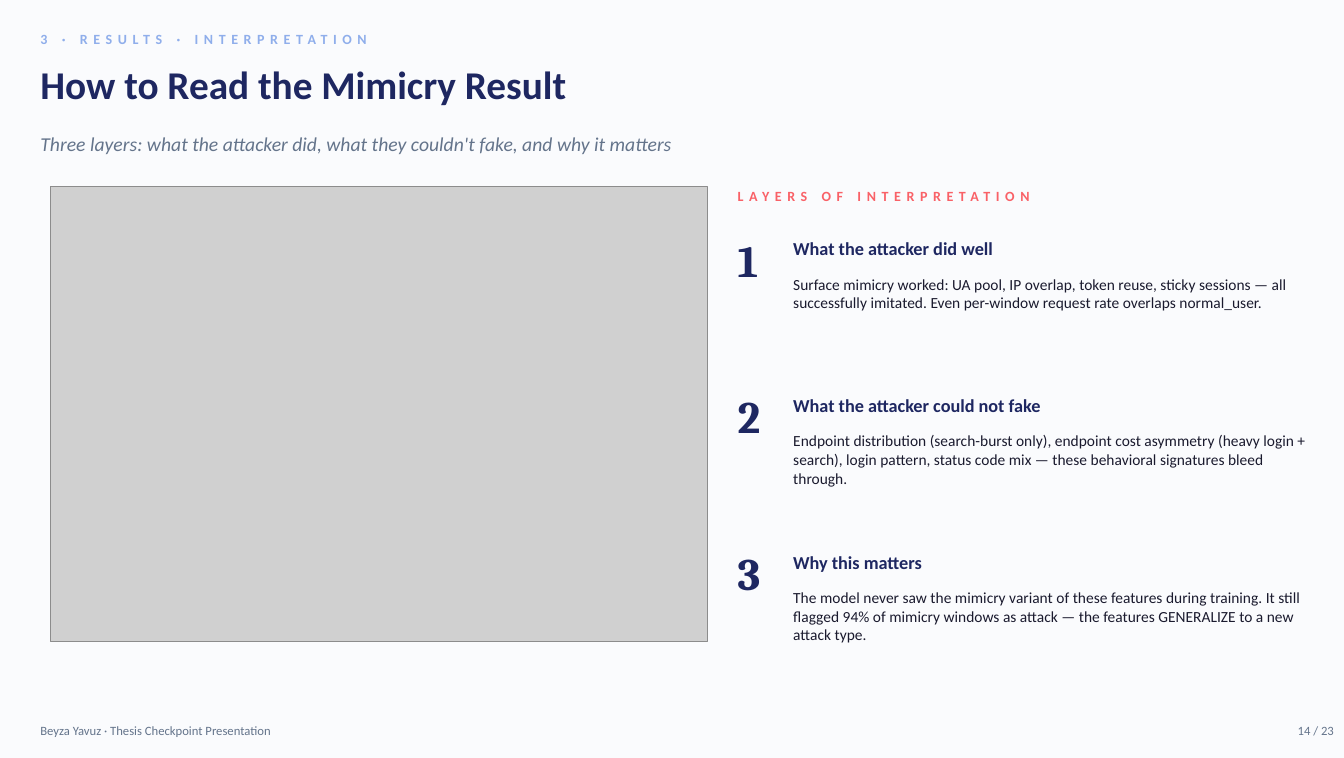
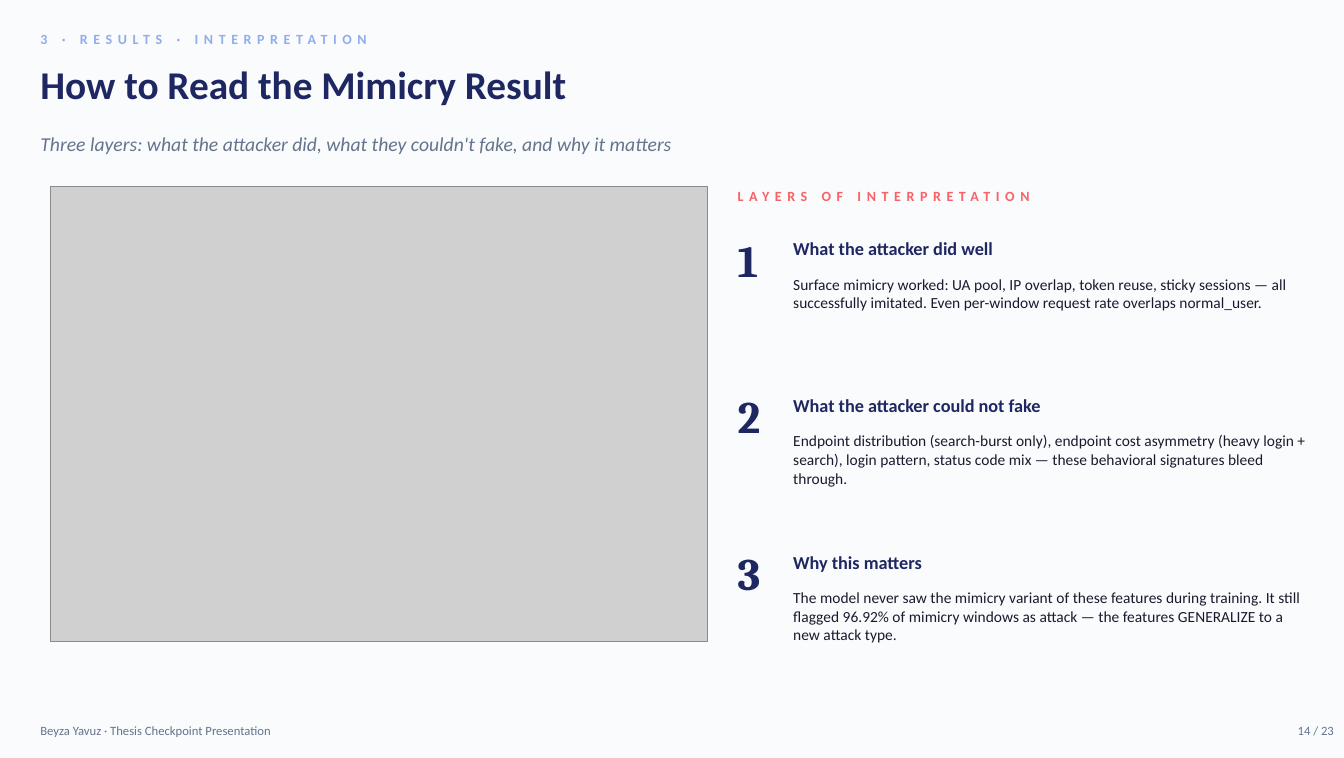
Before and after one commit to beyyzayyavuz/auth-nest-01, a slide deck: slide 14 of Thesis_Checkpoint_Presentation.pptx. Drawn at 1344x758 pixels with LibreOffice and Linux fonts; fonts in the diff are those of the drawing; grey boxes stand for pictures. Boxes give left, top, right and bottom in pixels: in the first picture for what was removed or moved away, otherwise in the second. Text is boxed around its words. In the diff, an @@ line names an element or a change of style, - is before the commit and + after.

```diff
--- a/Thesis_Checkpoint_Presentation.pptx
+++ b/Thesis_Checkpoint_Presentation.pptx
@@ text at (x1=793, y1=592, x2=1300, y2=643): text changed @@
-The model never saw the mimicry variant of these features during training. It still flagged 94% of mimicry windows as attack — the features GENERALIZE to a new attack type.
+The model never saw the mimicry variant of these features during training. It still flagged 96.92% of mimicry windows as attack — the features GENERALIZE to a new attack type.
```
Also in this commit, not shown: 17 other slides changed, 1 other file.
